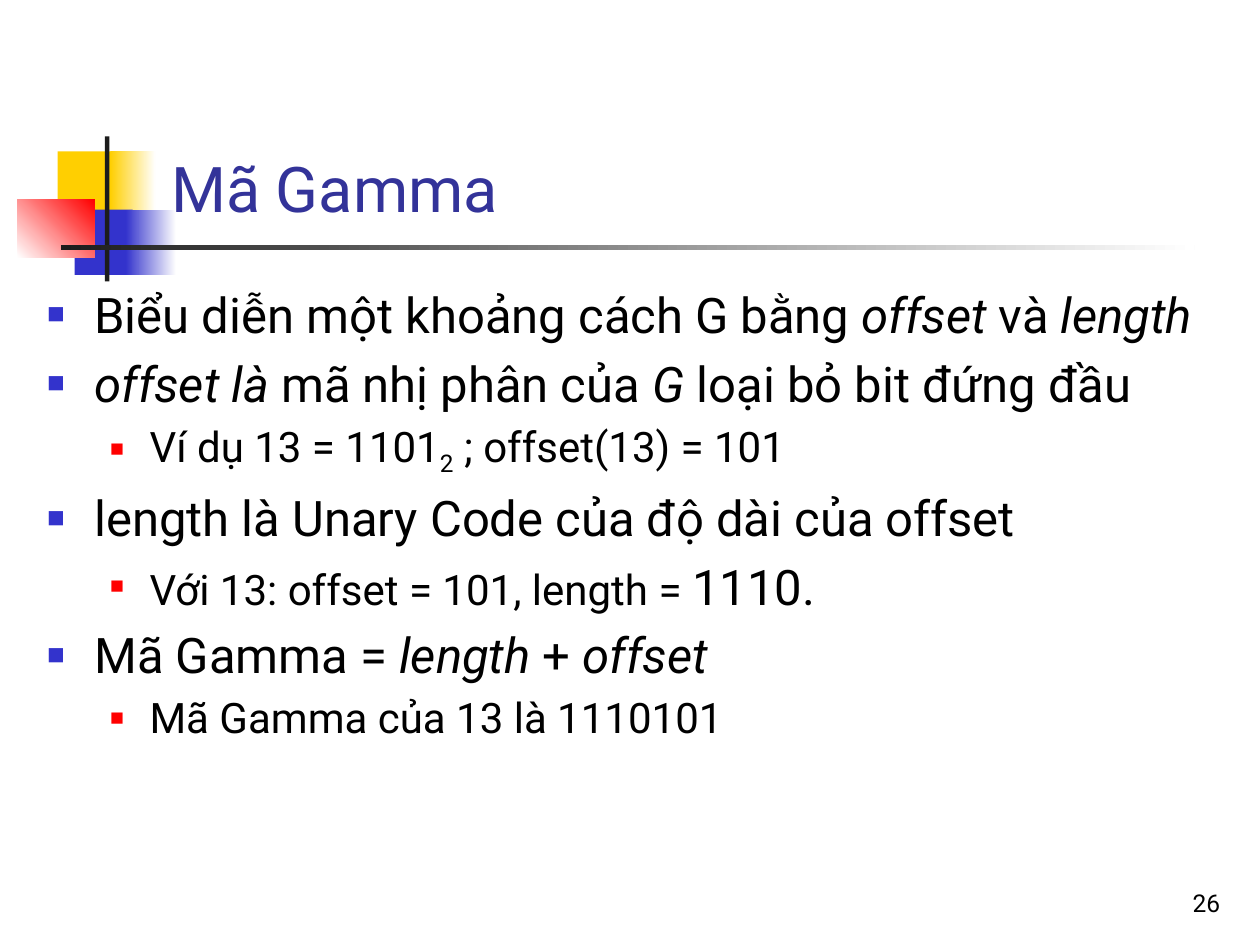
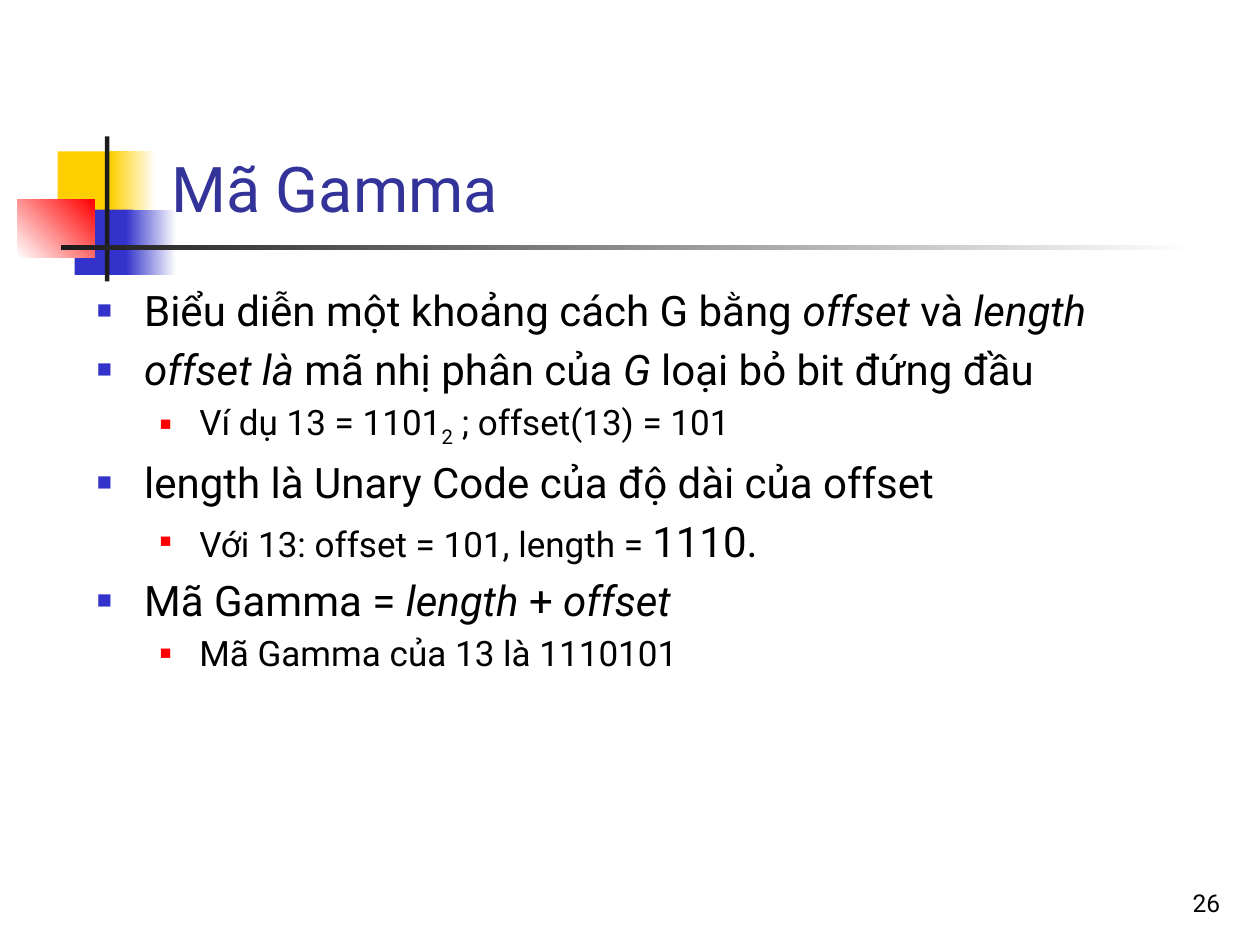
Before and after one commit to bangoc/IT4853, a slide deck: slide 26 of Bai 11 Nén chi muc nguoc.pptx. Drawn at 1260x945 pixels with LibreOffice and Linux fonts; fonts in the diff are those of the drawing. Boxes give left, top, right and bottom in pixels: in the first picture for what was removed or moved away, otherwise in the second. Text is boxed around its words. In the diff, an @@ line names an element or a change of style, - is before the commit and + after.

```diff
--- a/Bai 11 Nén chi muc nguoc.pptx
+++ b/Bai 11 Nén chi muc nguoc.pptx
@@ text "Biểu diễn một khoảng cách ...": place and size @@
-text "Biểu diễn một khoảng cách ..." at (94, 292, 1192, 734)
+text "Biểu diễn một khoảng cách ..." at (144, 290, 1087, 667)
@@ text "Biểu diễn một khoảng cách ..." at (144, 290, 1087, 667): size 28 to 24 pt in "Biểu diễn một khoảng cách G bằng ...", "offset là mã nhị phân của G ...", "length là Unary Code của độ dài ...", "1110." and 1 more places; size 24 to 20 pt in "Ví dụ 13 = 11012 ; offset(13) ...", "Với 13: offset = 101, length =", "Mã Gamma của 13 là 1110101" @@
```
Also in this commit, not shown: 21 other slides changed.
